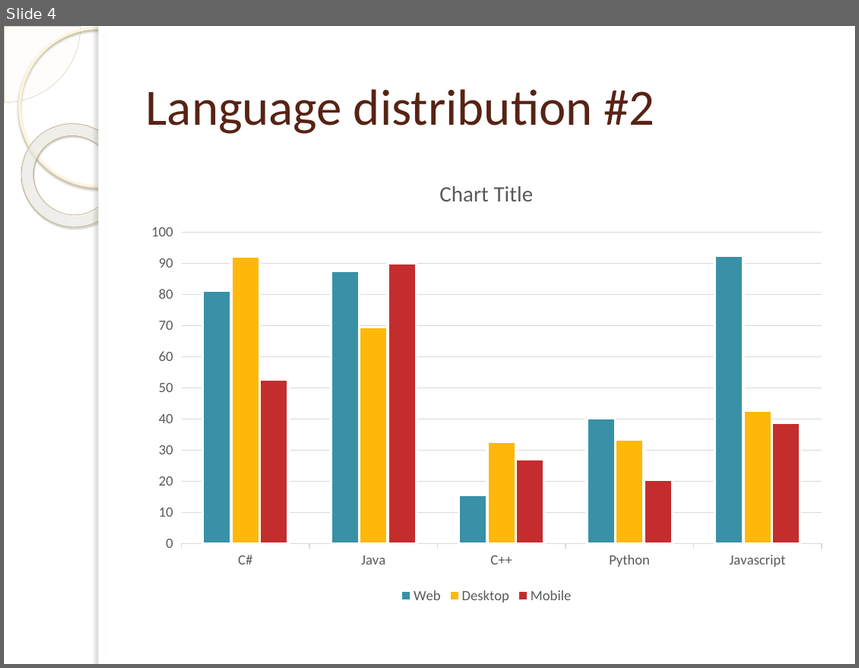
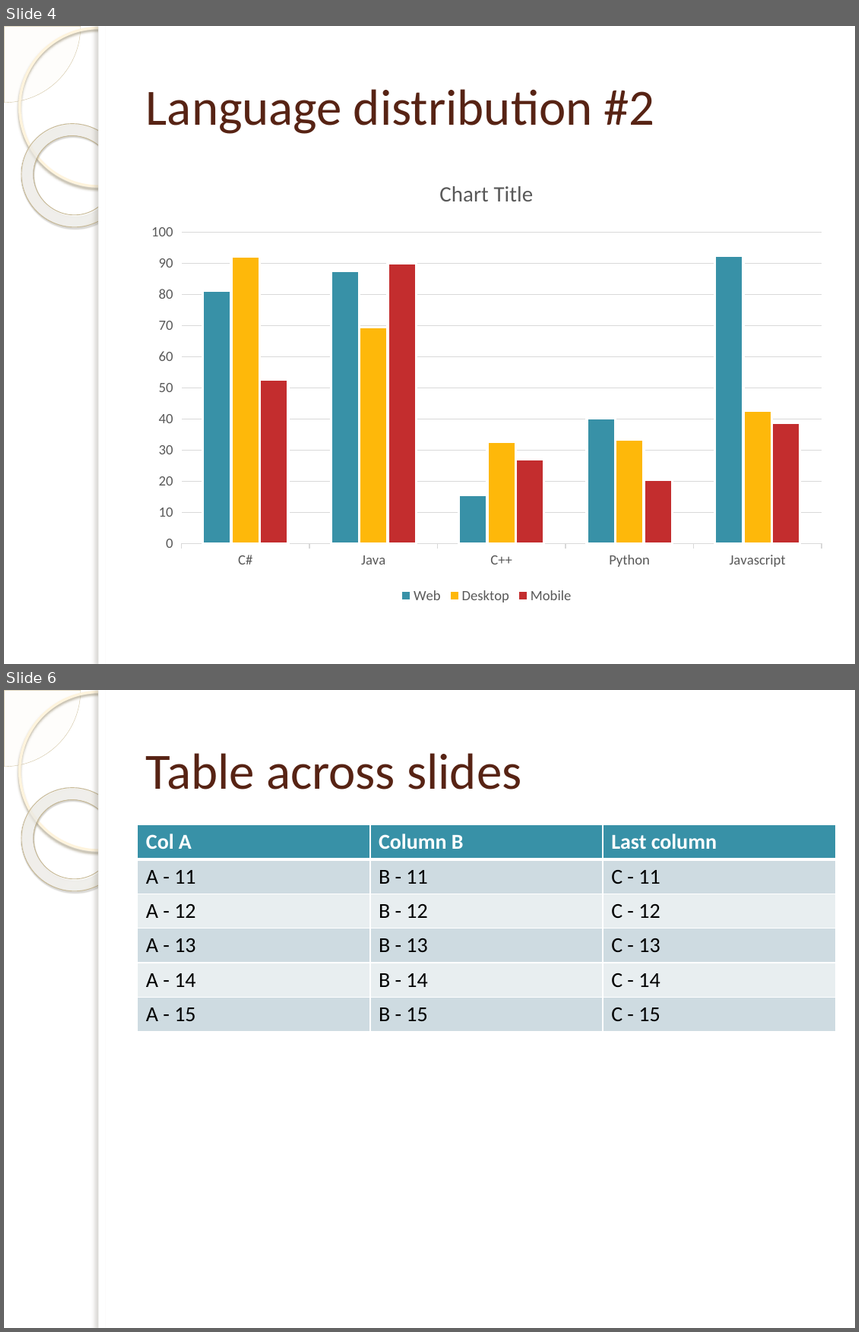
Before and after one commit to ngs-doo/TemplaterExamples, a slide deck: Intermediate/SharedCharts/result.pptx. Shown one above the other, each under a label of ours: slide 4 before the commit, slides 4 and 6 after it; the slides between them are not shown. The pictures are 859x668 and 859x1332 pixels, drawn with LibreOffice and Linux fonts; fonts in the diff are those of the drawing; background and template pictures are left out. Boxes give left, top, right and bottom in pixels: in the first picture for what was removed or moved away, otherwise in the second. Text is boxed around its words. In the diff, an @@ line names an element or a change of style, - is before the commit and + after.

Commit message:
Example for splitting table across slides
Due to common request

```diff
--- a/Intermediate/SharedCharts/result.pptx
+++ b/Intermediate/SharedCharts/result.pptx
@@ slide 6 added at box(4, 690, 855, 1328), background picture (left out); not listed: 5 template elements that a slide beside it also shows @@
@@ title added at box(146, 753, 522, 790), 43 pt, text #572314 @@
+Table across slides
@@ table added at box(138, 825, 835, 1024), 6 rows, 3 columns @@
+Col A | Column B | Last column
+A - 11 | B - 11 | C - 11
+A - 12 | B - 12 | C - 12
+A - 13 | B - 13 | C - 13
+A - 14 | B - 14 | C - 14
+A - 15 | B - 15 | C - 15
```
Also in this commit, not shown: 1 other slide added, 5 other files.
